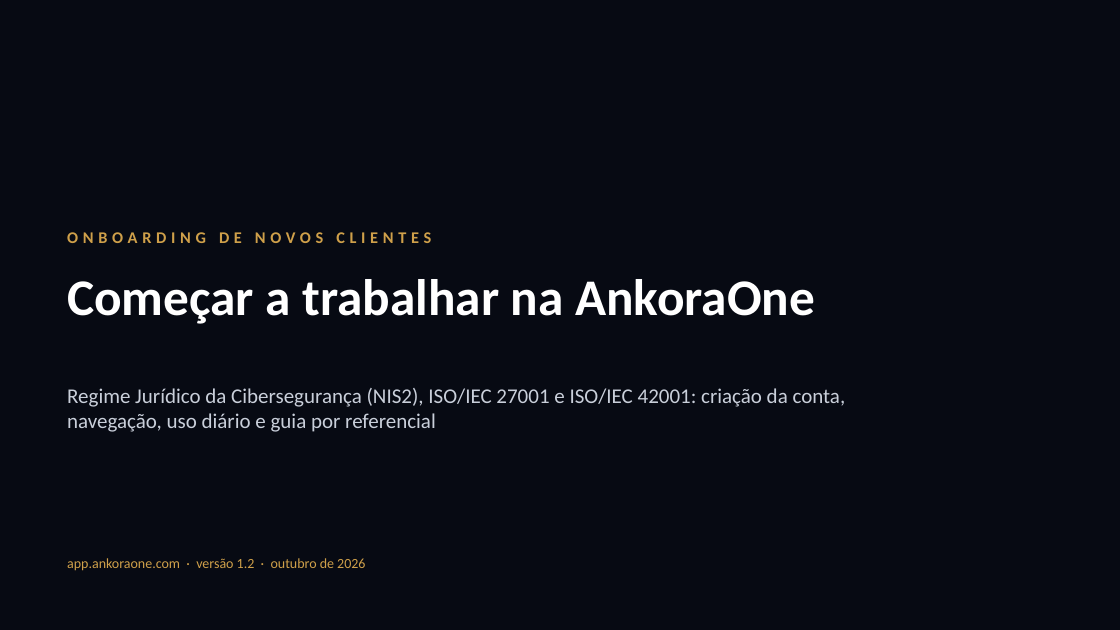
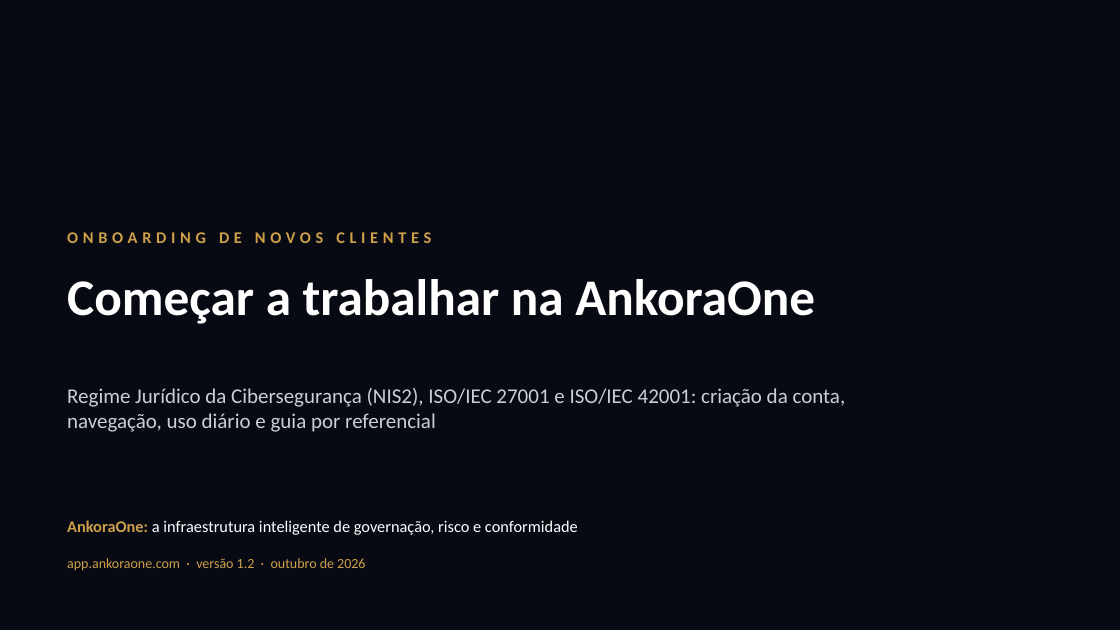
Before and after one commit to dbastoscarvalho23/Securematurity, a slide deck: slide 1 of docs/onboarding/AnkoraOne-Apresentacao-Onboarding.pptx. Drawn at 1120x630 pixels with LibreOffice and Linux fonts; fonts in the diff are those of the drawing; background and template pictures are left out. Boxes give left, top, right and bottom in pixels: in the first picture for what was removed or moved away, otherwise in the second. Text is boxed around its words. In the diff, an @@ line names an element or a change of style, - is before the commit and + after.

```diff
--- a/docs/onboarding/AnkoraOne-Apresentacao-Onboarding.pptx
+++ b/docs/onboarding/AnkoraOne-Apresentacao-Onboarding.pptx
@@ text added at (x1=67, y1=520, x2=578, y2=535), 14 pt, text #FFFFFF @@
+AnkoraOne: a infraestrutura inteligente de governação, risco e conformidade
```
Also in this commit, not shown: 28 other files.
